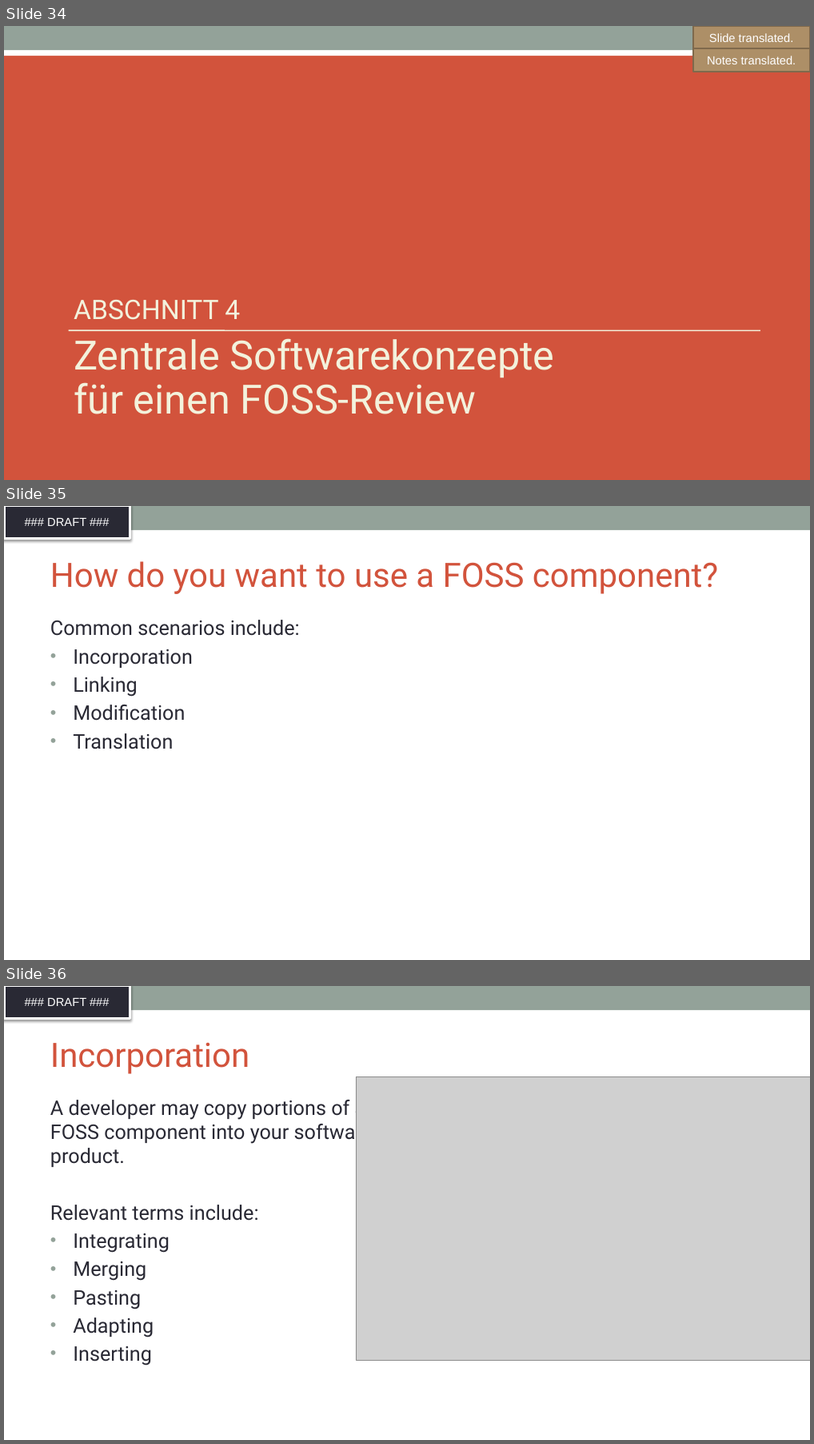
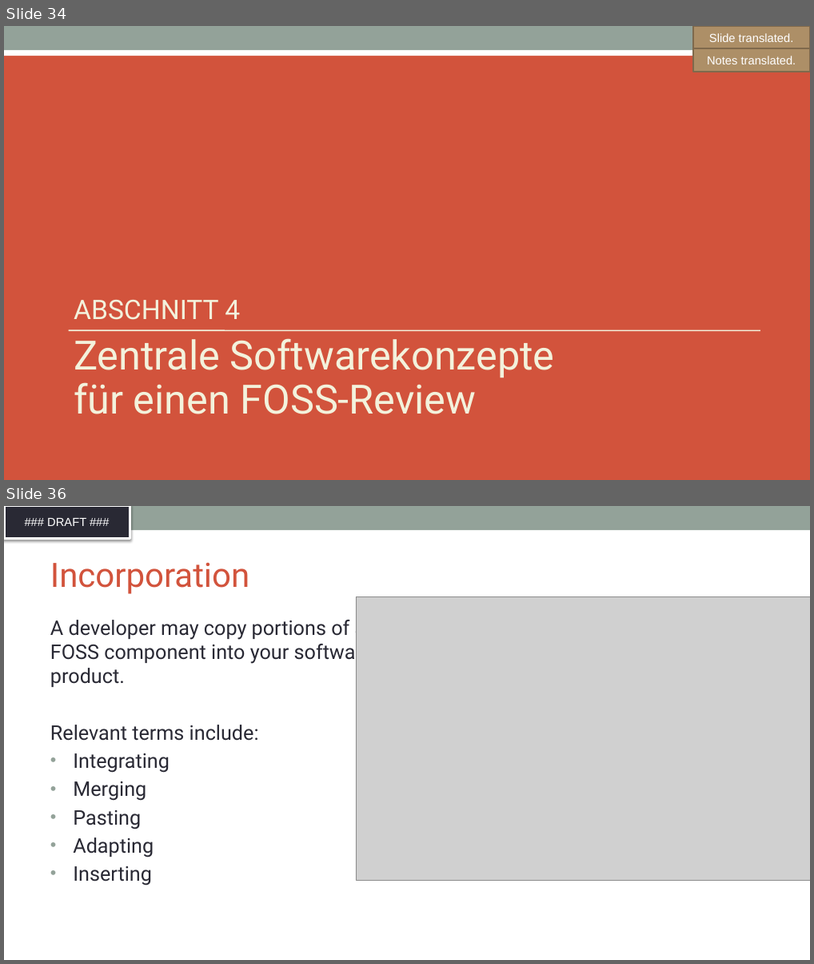
Before and after one commit to SThanheiser/curriculum, a slide deck: translation-DE/slides/DFT_openchain-curriculum-for-1-1_GER.pptx. Shown one above the other, each under a label of ours: slides 34, 35 and 36 before the commit, slides 34 and 36 after it; the slides between them are not shown. The pictures are 814x1444 and 814x964 pixels, drawn with LibreOffice and Linux fonts; fonts in the diff are those of the drawing; grey boxes stand for pictures; background and template pictures are left out. Boxes give left, top, right and bottom in pixels: in the first picture for what was removed or moved away, otherwise in the second. Text is boxed around its words. In the diff, an @@ line names an element or a change of style, - is before the commit and + after.

Commit message:
translation of slides 27-30, 35

```diff
--- a/translation-DE/slides/DFT_openchain-curriculum-for-1-1_GER.pptx
+++ b/translation-DE/slides/DFT_openchain-curriculum-for-1-1_GER.pptx
@@ slide 35 removed at <box>4,506,810,960</box>, background #FFFFFF; not listed: 2 template elements that a slide beside it also shows @@
@@ title removed at <box>50,561,718,594</box> @@
-How do you want to use a FOSS component?
@@ text removed at <box>50,620,300,749</box> @@
-Common scenarios include:
-• Incorporation
-• Linking
-• Modification
-• Translation
```
Also in this commit, not shown: 2 slides changed, 3 slides added, 2 other slides removed.
